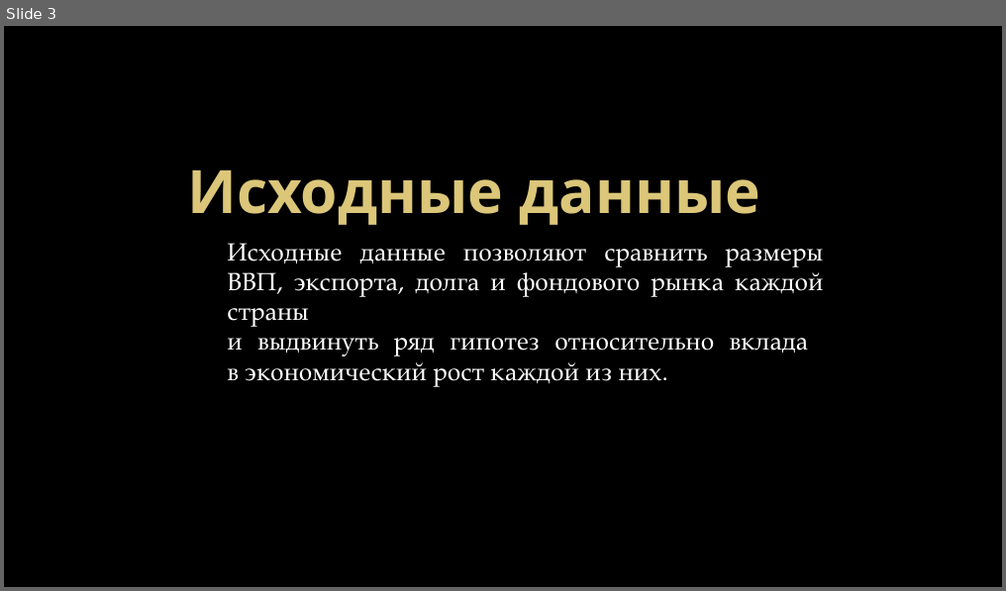
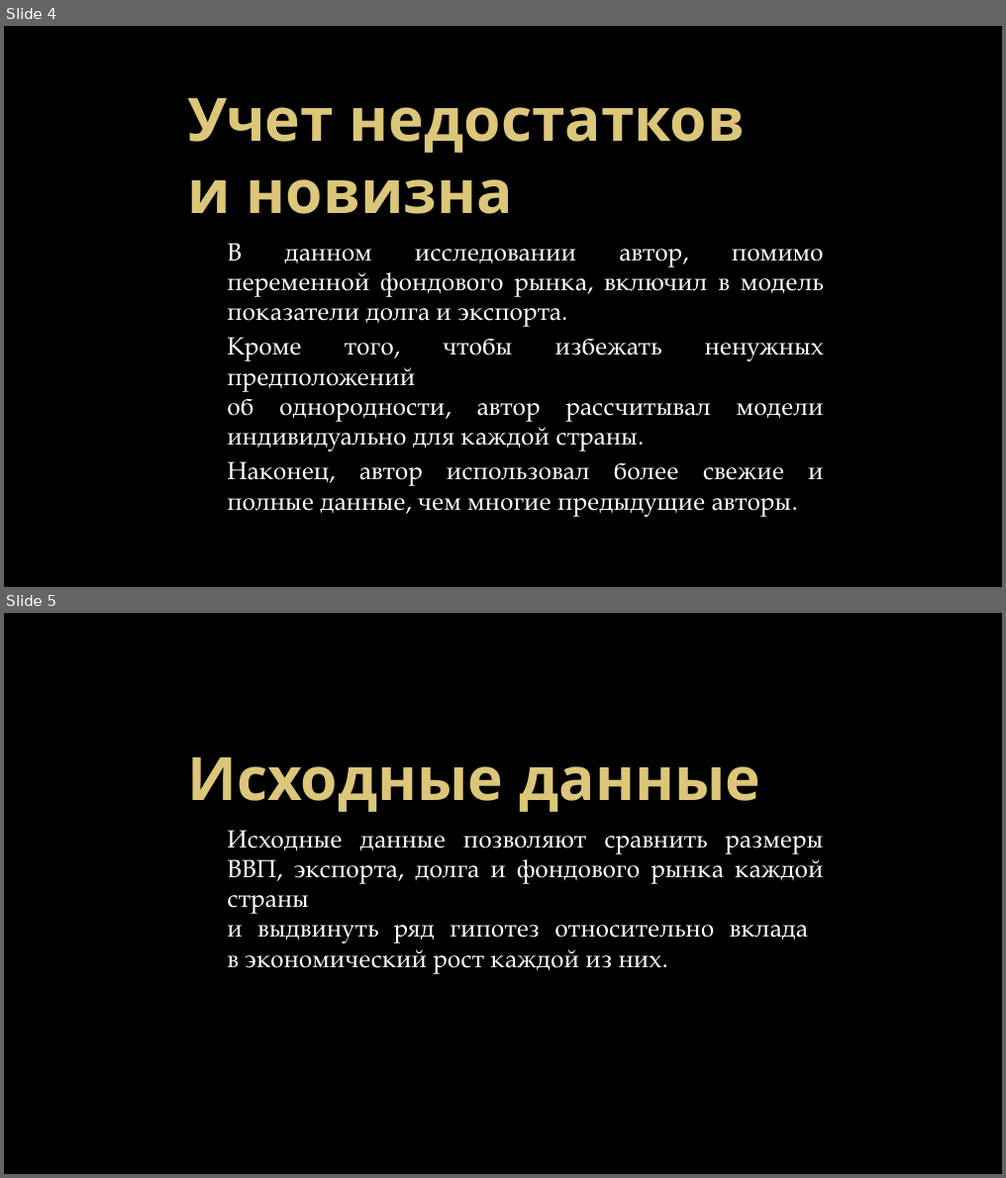
Before and after one commit to BDKlyukin/conferences, a slide deck: 2026.03.30/klyukin_lomonosov_presentation.pptx. Shown one above the other, each under a label of ours: slide 3 before the commit, slides 4 and 5 after it. The pictures are 1006x591 and 1006x1178 pixels, drawn with LibreOffice and Linux fonts; fonts in the diff are those of the drawing; background and template pictures are left out. Boxes give left, top, right and bottom in pixels: in the first picture for what was removed or moved away, otherwise in the second. Text is boxed around its words. In the diff, an @@ line names an element or a change of style, - is before the commit and + after.

```diff
--- a/2026.03.30/klyukin_lomonosov_presentation.pptx
+++ b/2026.03.30/klyukin_lomonosov_presentation.pptx
@@ slide 4 added at (4,26,1002,587), background picture (left out) @@
@@ title added at (187,98,746,214), 48 pt, text #DCC679, bold @@
+Учет недостатков
+и новизна
@@ text added at (227,243,824,516), 20 pt, text #FFFFFF @@
+В данном исследовании автор, помимо переменной фондового рынка, включил в модель показатели долга и экспорта.
+Кроме того, чтобы избежать ненужных предположений
+об однородности, автор рассчитывал модели индивидуально для каждой страны.
+Наконец, автор использовал более свежие и полные данные, чем многие предыдущие авторы.
@@ what was slide 3 is now slide 5 @@
```
Also in this commit, not shown: 3 slides changed, 1 other slide added, 4 other files.
